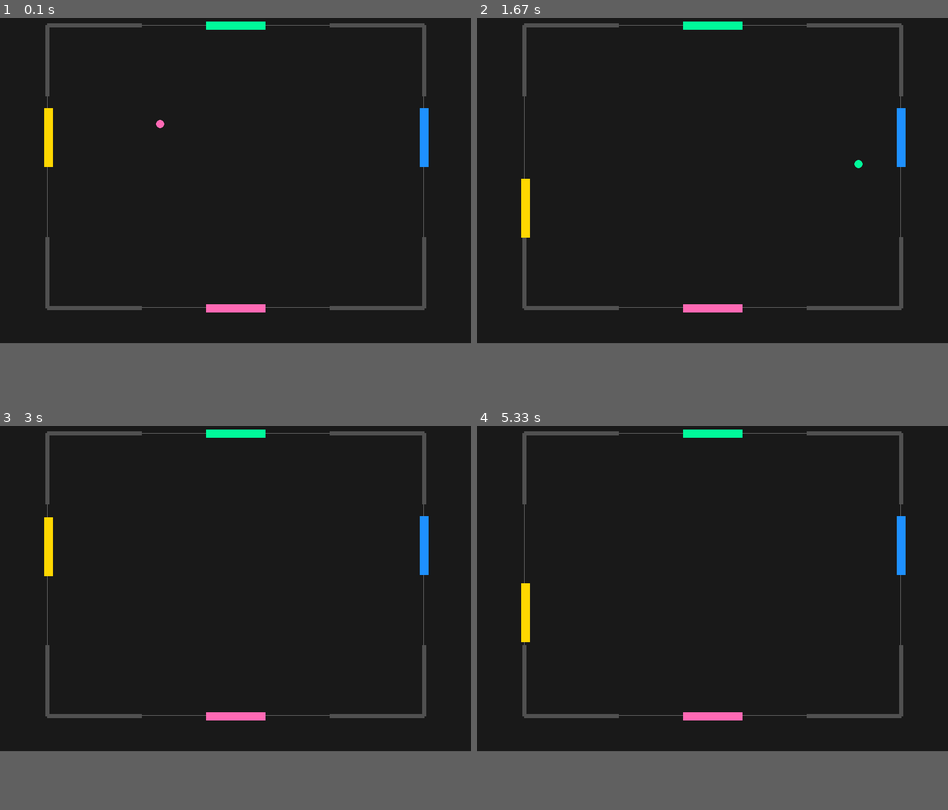
Above: before the commit, frames 1-4 (two rows, left to right).
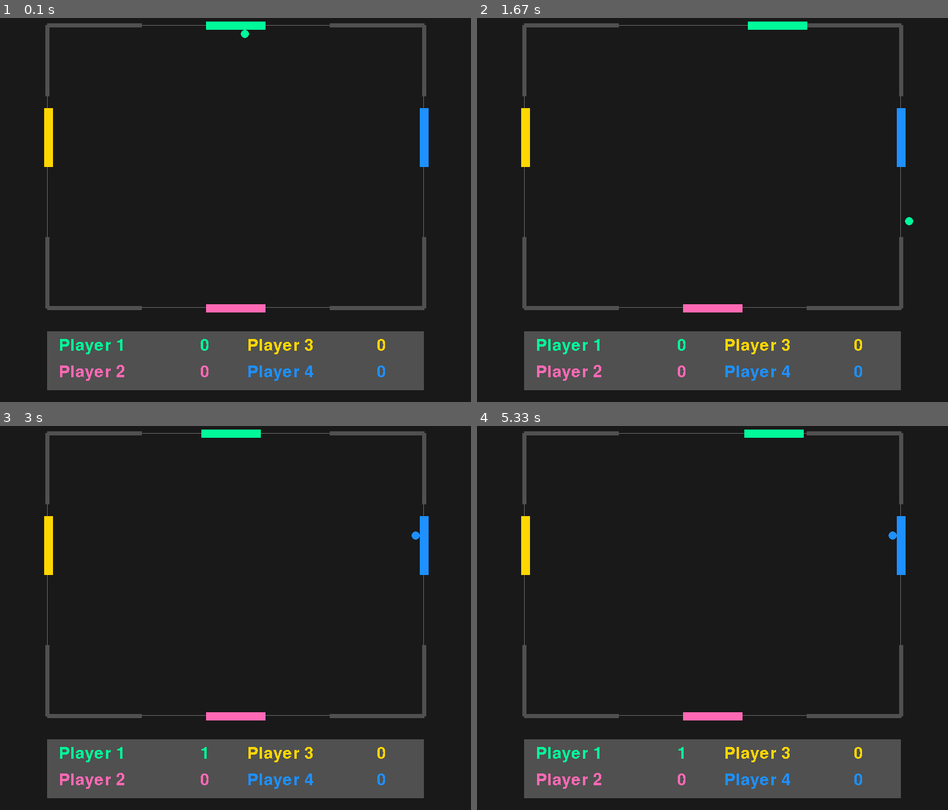
Above: after the commit, the same moments.

Repository: ranimonium/quadpong
Game: pygame game, started from patch.py
The game is run twice, just before and just after one commit, with the same random seed, the same clock (stepped at 60 frames per second) and the same inputs. The source is Python 2; it was converted automatically to run under Python 3.
Inputs:
- Up to frame 1 (0.1 s): no input
- Up to frame 2 (1.67 s): hold Space 0.33-0.8 s; hold Right 0.33-0.8 s; tap A at 0.83 s; hold Right 1.17-1.63 s; tap Space at 1.23, 1.53 s
- Up to frame 3 (3 s): hold Up 1.67-1.97 s; tap Space at 1.73, 2.07, 2.37, 2.57, 2.87 s; hold Right 2-2.47 s; hold Left from 2.5 s (still down)
- Up to frame 4 (5.33 s): release Left at 3.03 s; hold Down 3.07-3.37 s; tap Space at 3.13, 3.47, 3.77, 3.9, 4.3, 4.6, 4.97 s; hold Left 3.4-3.8 s; hold Up 3.83-4.2 s; hold Right 4.23-4.87 s; hold Down 4.9-5.27 s; hold Left from 5.3 s (still down)
In our replay, the window is 800x600 before the commit and 800x700 after it. These sizes can differ from the game's own. Grey fills any space a smaller window leaves; there, only what the larger window draws over its background counts as a difference.

The runs differ from the first frame. In frame 1, 8.7% of the frame differs, in the area x 0-100%, y 3-100%; in frame 2, 9.8%, in the area x 0-100%, y 0-100%; in frame 3, 8.7%; in frame 4, 9.8%.

Commit message:
UPDATE: Done with scoring system

Diff:
--- a/elements.py
+++ b/elements.py
@@ -109,20 +109,22 @@
 class Ball(Sprite):
 
 	def bounce(self, to):
-		# print "BOUNCE!"
-		# print self.direction
 		self.set_direction(get_bounceDirection(self.direction, to))
-		# print self.direction
+
+	def set_heldBy(self, heldBy):
+		self.heldBy = heldBy
 
 class Player(Sprite):
 
 	def __init__(self, uid, color, pos):
-		# super(Player, self).__init__(color, pos)
 		Sprite.__init__(self, color, pos)
 		self.uid = uid
 		self.score = 0
+		self.username = "Player " + str(self.uid + 1)
 
 	def add_score(self):
 		self.score += 1
 
+	def set_username(self):
+		pass
 # players = [Player(i) for i in range(4)]
--- a/patch.py
+++ b/patch.py
@@ -12,7 +12,7 @@
 # set up the window
 WINDOWWIDTH = 800
 WINDOWHEIGHT = 600
-windowSurface = pygame.display.set_mode((WINDOWWIDTH, WINDOWHEIGHT), 0, 32)
+windowSurface = pygame.display.set_mode((WINDOWWIDTH, WINDOWHEIGHT + 100), 0, 32)
 pygame.display.set_caption('QuadPong')
 
 
@@ -60,7 +60,8 @@
 ballWIDTH, ballHEIGHT = 14, 14
 ball = e.Ball( e.HOTPINK, [250, 250])
 ball.set_direction(e.DIR['NE'])
-# ball.set_direction(random.choice(e.DIAGDIR))
+ball.set_heldBy(0) #default, player 0 holds ball
+
 BSPEED = 2	#ball speed
 
 ########## border coordinates and border lengths ##########
@@ -149,7 +150,7 @@
 			if paddle_i != -1:
 				players[paddle_i].set_direction(e.DIR['NONE'])
 
-	def manage_scoring(ball):
+	def manage_scoring():
 
 		# index of the player whose side had the ball come out:  0 - top; 1 - bottom; 2 - left; 3 - right
 		player_side = -1
@@ -159,27 +160,31 @@
 		LEFT = 2
 		RIGHT = 3
 
-		if ball.x < -10:
+		if ball.x < -150:
 			player_side = LEFT
-		elif ball.x > WINDOWWIDTH+10:
+		elif ball.x > WINDOWWIDTH+150:
 			player_side = RIGHT
-		elif ball.y < -10:
+		elif ball.y < -150:
 			player_side = TOP
-		elif ball.y > WINDOWHEIGHT+10:
+		elif ball.y > WINDOWHEIGHT+150:
 			player_side = BOTTOM
+
 		if player_side != -1:
 			player_scored_i = [p.color for p in players].index(ball.color)
+
 			if player_scored_i != player_side: # to ensure that you won't score from your own loss
 				players[ player_scored_i ].add_score()
-			ball = e.Ball( e.DIR['HOTPINK'], [250, 250])
-			print ball.get_pos()
-			ball.set_direction(e.DIR['NE'])
+
+			#renew the ball
+			ball.set_color(players[player_side])
+			ball.set_heldBy(player_side)
+			ball.set_direction(e.DIR['NONE'])
 
 
 		for p in players:
-			print str(players.index(p)) + " " + str(p.score)
-
-		return ball
+			print str(p.username) + " " + str(p.score)
+
+
 
 	#######################################################
 
@@ -194,8 +199,12 @@
 
 			elif event.type == KEYDOWN:
 
+
 				if event.key == K_ESCAPE:
 					pygame.event.post(pygame.event.Event(QUIT))
+
+				elif event.key == K_SPACE and ball.heldBy == MY_ID:
+					ball.set_heldBy(-1)
 
 				elif event.key == K_LEFT or event.key == K_a:
 					players[MY_ID].set_direction(players[MY_ID].allowDir[0])
@@ -234,8 +243,6 @@
 		for b in borders.values():
 			border_rects.append( pygame.draw.line(windowSurface, e.DIMMERGRAY, b[0], b[1], paddleWIDTH/2) )
 
-		# draw the ball
-		ball_rect = pygame.draw.circle(windowSurface, ball.color, (ball.x, ball.y), ballWIDTH/2)
 
 		# draw the paddles
 		paddle_rects = []
@@ -244,7 +251,48 @@
 		for i in range(2,4):
 			paddle_rects.append(pygame.draw.line(windowSurface, players[i].color, (players[i].x, players[i].y), (players[i].x + paddleWIDTH, players[i].y), paddleHEIGHT))
 
+
+		# draw the ball
+		if ball.heldBy == 0:
+			ball.set_pos( (paddle_rects[0].left + 2*paddleHEIGHT/3, paddle_rects[0].bottom + ballWIDTH/2) )
+		elif ball.heldBy == 1:
+			ball.set_pos( (paddle_rects[1].right - paddleHEIGHT/3, paddle_rects[1].top - ballHEIGHT/2) )
+		elif ball.heldBy == 2:
+			ball.set_pos( (paddle_rects[2].right + ballWIDTH/2 - 1, paddle_rects[2].top + paddleHEIGHT/3) )
+		elif ball.heldBy == 3:
+			ball.set_pos( (paddle_rects[3].left - ballWIDTH/2, paddle_rects[3].top + paddleHEIGHT/3) )
+		if ball.heldBy != -1:
+			ball.set_color(players[ball.heldBy].color)
+		ball_rect = pygame.draw.circle(windowSurface, ball.color, (ball.x, ball.y), ballWIDTH/2)
+
 		rects = [ball_rect, paddle_rects, border_rects]
+
+		#draw scoreboard
+		pygame.draw.rect(windowSurface, e.DIMMERGRAY, [arenaLEFT, WINDOWHEIGHT-20, arenaWIDTH, 100], 0)
+		fontObj = pygame.font.SysFont("None", 42)
+		pname_coord = [
+				(arenaLEFT + 20, WINDOWHEIGHT-10),
+				(arenaLEFT + 20, WINDOWHEIGHT+35),
+				(arenaLEFT + arenaWIDTH/2 + 20, WINDOWHEIGHT-10),
+				(arenaLEFT + arenaWIDTH/2 + 20, WINDOWHEIGHT+35)
+			]
+		pscore_coord = [
+				(arenaLEFT + arenaWIDTH/2 - 60, WINDOWHEIGHT-10),
+				(arenaLEFT + arenaWIDTH/2 - 60, WINDOWHEIGHT+35),
+				(WINDOWWIDTH-100 - 60, WINDOWHEIGHT-10),
+				(WINDOWWIDTH-100 - 60, WINDOWHEIGHT+35)
+			]
+		for p in players:
+			msgSurfaceObj = fontObj.render(p.username, False, p.color)
+			msgRectobj = msgSurfaceObj.get_rect()
+			msgRectobj.topleft = pname_coord[players.index(p)]
+			windowSurface.blit(msgSurfaceObj, msgRectobj)
+
+			msgSurfaceObj = fontObj.render(str(p.score), False, p.color)
+			msgRectobj = msgSurfaceObj.get_rect()
+			msgRectobj.topleft = pscore_coord[players.index(p)]
+			windowSurface.blit(msgSurfaceObj, msgRectobj)
+
 
 		return rects
 
@@ -252,6 +300,7 @@
 
 	#################### GAME UPDATES #####################
 	def game_updates():
+
 		#update ball position
 		ball.update_pos(BSPEED)
 
@@ -274,6 +323,7 @@
 
 	game_updates()
 
+	manage_scoring()
 	#######################################################
 
 
@@ -284,11 +334,11 @@
 
 
 curScene = 'game'
-MY_ID = 2
-
+MY_ID = 0
+ball.set_heldBy(MY_ID)
+
+#main application loop tralalalala
 while True:
-
-	# windowSurface.fill((0,0,0))
 
 	if curScene == 'home':
 		home()
